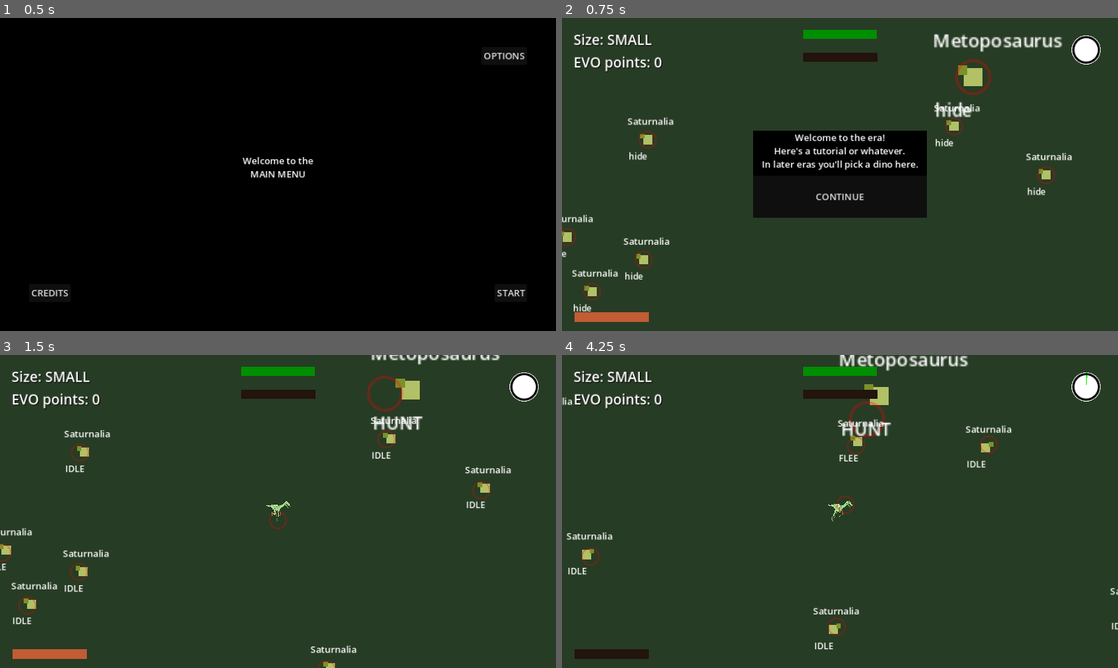
Above: before the commit, frames 1-4 (two rows, left to right).
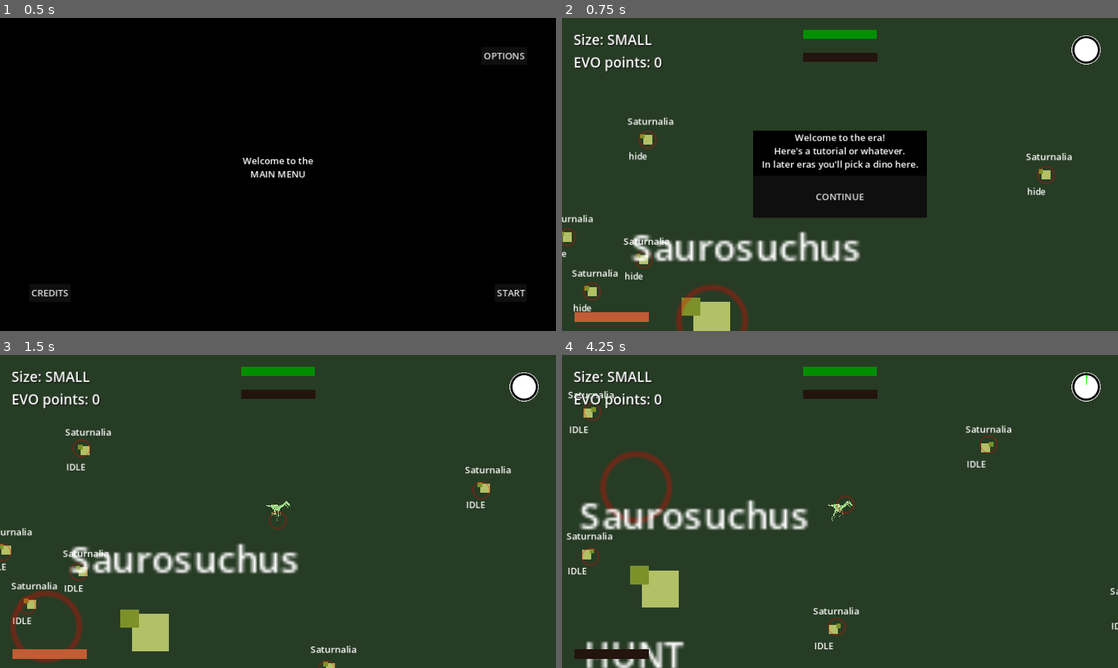
Above: after the commit, the same moments.

Repository: Enneagon/GodotGameJam2024
Game: Godot game, scene res://Scenes/main_menu.tscn
The game is run twice, just before and just after one commit, with the same random seed, the same clock (stepped at 60 frames per second) and the same inputs.
Inputs (mouse positions are in pixels of both pictures, inside the frame that each line leads up to):
- Up to frame 1 (0.5 s): no input
- Up to frame 2 (0.75 s): click "START" at 0.5 s
- Up to frame 3 (1.5 s): click "CONTINUE" at 1.25 s
- Up to frame 4 (4.25 s): move the mouse to (962, 495) at 2.02 s; hold D (move_right) 2.03-2.78 s; hold Shift (sprint) 2.03-2.78 s; move the mouse to (728, 527) at 2.77 s; hold Down (move_down) 2.78-3.53 s; tap Shift (sprint) at 2.85 s; move the mouse to (895, 442) at 3.52 s; hold D (move_right) from 3.53 s (still down); hold Shift (sprint) from 3.53 s (still down)

Frame 1 is identical in both runs. In frame 2, 4.8% of the frame differs, in the area x 12-90%, y 5-100%; in frame 3, 5.2%; in frame 4, 6.1%, in the area x 0-74%, y 0-100%.

Commit message:
Dino Manager Tweaks

Diff:
--- a/Scenes/game.tscn
+++ b/Scenes/game.tscn
@@ -47,8 +47,8 @@
 [node name="Player" parent="." instance=ExtResource("2_2ia3h")]
 
 [node name="DinoManager" parent="." instance=ExtResource("4_ucwrc")]
-worldWidth = 2880
-worldHeight = 1660
+worldWidth = 2880.0
+worldHeight = 1660.0
 smallDinosAvailable = Array[PackedScene]([ExtResource("4_ues5i")])
 mediumDinosAvailable = Array[PackedScene]([ExtResource("5_5vlw6")])
 largeDinosAvailable = Array[PackedScene]([ExtResource("6_pjwoj")])
--- a/Scripts/dino_manager.gd
+++ b/Scripts/dino_manager.gd
@@ -18,7 +18,11 @@
 @export var largeDinosMin = 0
 @export var gargantuanDinosMin = 0
 
+var player
+var minDistanceFromPlayer = 300
+
 func _ready():
+	player = get_tree().get_nodes_in_group("Player")
 	for dino in get_children():
 		if dino == $Timer:
 			continue
@@ -61,6 +65,8 @@
 func placeDino(dino):
 	add_child(dino)
 	dino.position = Vector2(randi_range(-worldWidth/2, worldWidth/2), randi_range(-worldHeight/2, worldHeight/2))
+	while dino.position.distance_to(player[0].position) < minDistanceFromPlayer:
+		dino.position = Vector2(randi_range(-worldWidth/2, worldWidth/2), randi_range(-worldHeight/2, worldHeight/2))
 
 func clearNullReferences():
 	for dino in smallDinosAlive:
